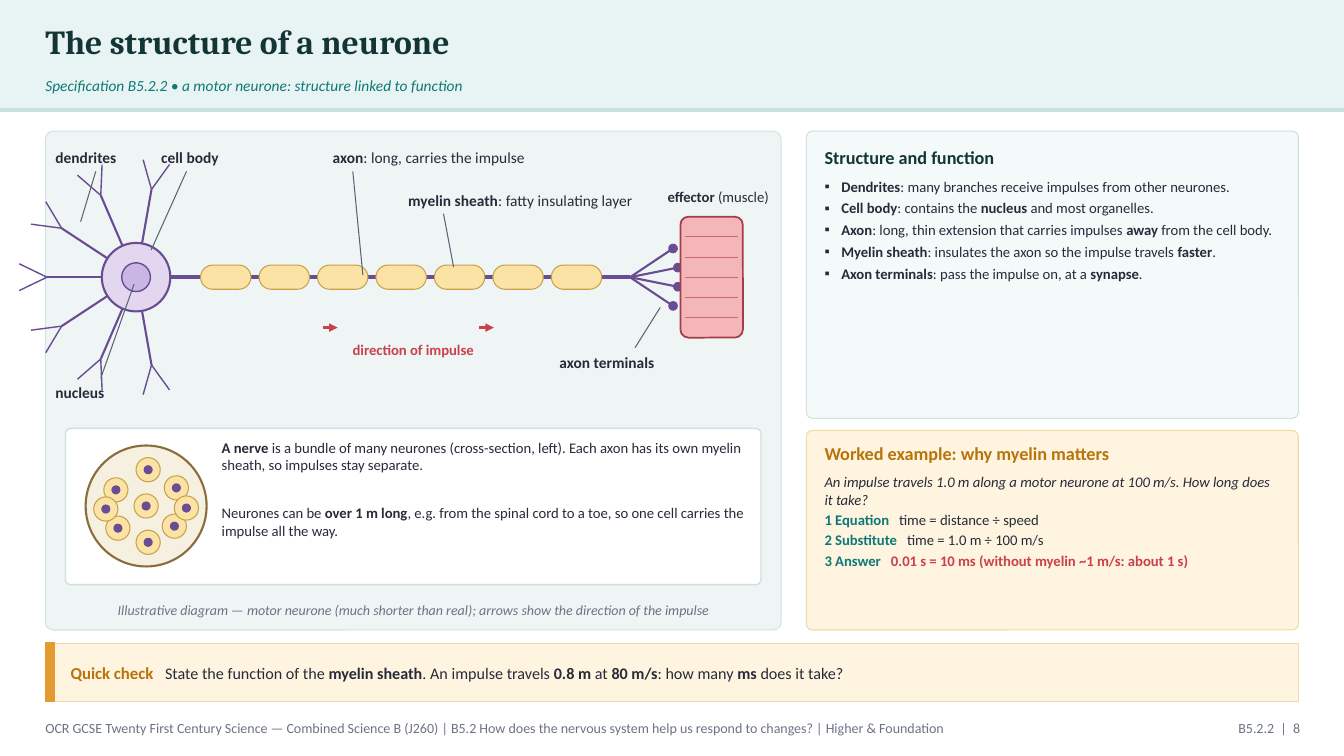
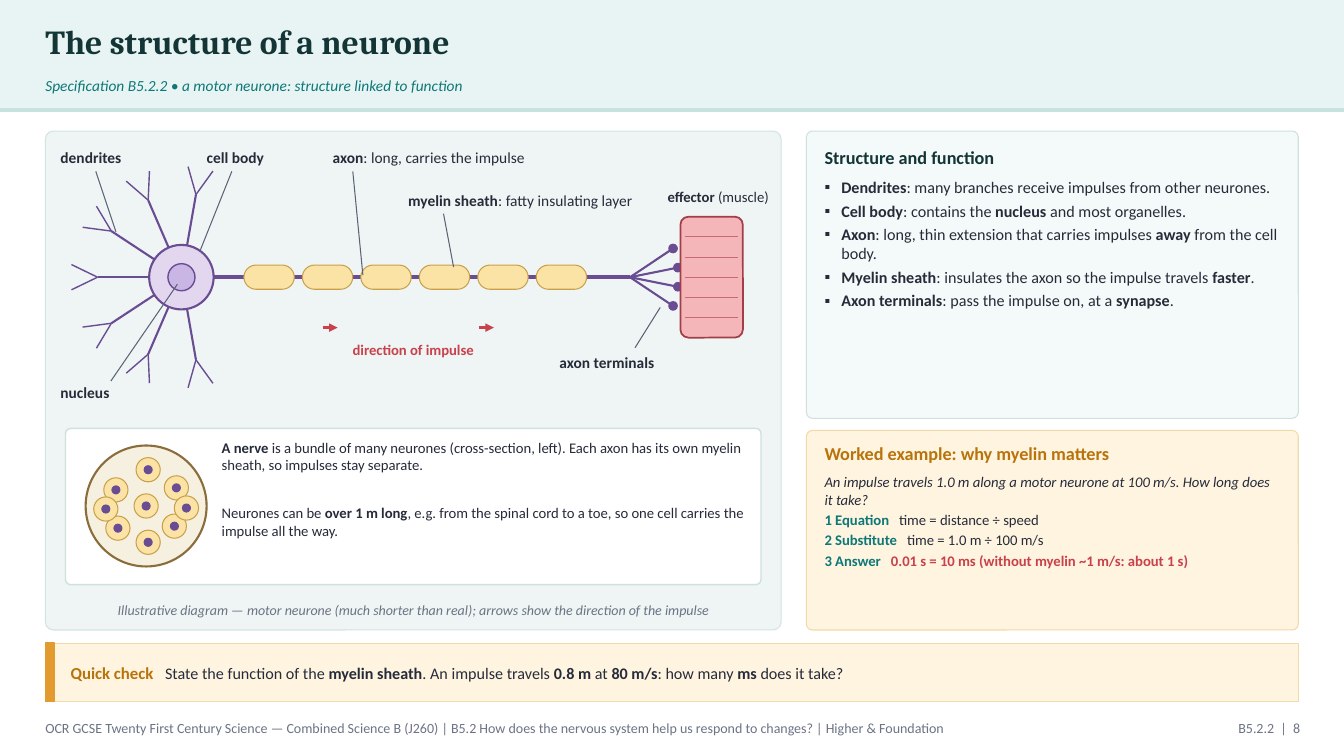
Before and after one commit to pstephenphilip-ship-it/Piri-MBBS, a slide deck: slide 8 of gcse-slides/ocr-biology/OCR21C_B5.2_NervousSystem_Combined.pptx. Drawn at 1344x756 pixels with LibreOffice and Linux fonts; fonts in the diff are those of the drawing. Boxes give left, top, right and bottom in pixels: in the first picture for what was removed or moved away, otherwise in the second. Text is boxed around its words. In the diff, an @@ line names an element or a change of style, - is before the commit and + after.

```diff
--- a/gcse-slides/ocr-biology/OCR21C_B5.2_NervousSystem_Combined.pptx
+++ b/gcse-slides/ocr-biology/OCR21C_B5.2_NervousSystem_Combined.pptx
@@ text "dendrites" rewrapped from <box>55,152,116,168</box> to <box>60,152,121,163</box> @@
@@ text "cell body": place and size @@
-text "cell body" at <box>161,152,219,168</box>
+text "cell body" at <box>207,152,264,166</box>
@@ line moved from (96, 171) - (81, 222) to (96, 171) - (116, 232) @@
@@ 3 lines: place and size @@
-3 lines at <box>101,159,169,196</box>
+3 lines at <box>148,166,213,201</box>
@@ line moved from (187, 171) - (151, 250) to (232, 171) - (200, 252) @@
@@ text "Dendrites: many branches receive impulses ..." at <box>841,181,1277,309</box>: size 10.5 to 11.5 pt @@
@@ 3 lines: place and size @@
-3 lines at <box>31,175,101,228</box>
+3 lines at <box>83,181,148,231</box>
@@ line moved from (136, 277) - (101, 196) to (181, 277) - (148, 201) @@
@@ line moved from (136, 277) - (151, 190) to (181, 277) - (196, 195) @@
@@ line moved from (136, 277) - (62, 228) to (181, 277) - (111, 231) @@
@@ line moved from (47, 277) - (19, 264) to (98, 277) - (72, 264) @@
@@ ellipse: place and size @@
-ellipse at <box>102,243,170,312</box>
+ellipse at <box>149,245,214,310</box>
@@ ellipse: place and size @@
-ellipse at <box>122,263,151,292</box>
+ellipse at <box>168,264,196,291</box>
@@ rounded rectangle removed at <box>201,265,251,289</box> @@
@@ 6 rounded rectangles: place and size @@
-6 rounded rectangles at <box>259,265,602,289</box>
+6 rounded rectangles at <box>244,265,587,289</box>
@@ line moved from (47, 277) - (19, 290) to (98, 277) - (72, 290) @@
@@ line moved from (136, 277) - (47, 277) to (181, 277) - (98, 277) @@
@@ line moved from (136, 277) - (62, 327) to (181, 277) - (111, 324) @@
@@ line moved from (101, 378) - (134, 284) to (111, 381) - (177, 284) @@
@@ line moved from (136, 277) - (101, 359) to (181, 277) - (148, 354) @@
@@ line moved from (136, 277) - (151, 365) to (181, 277) - (196, 360) @@
@@ line moved from (170, 277) - (630, 277) to (214, 277) - (630, 277) @@
@@ 3 lines: place and size @@
-3 lines at <box>31,327,101,379</box>
+3 lines at <box>83,324,148,373</box>
@@ text "nucleus": place and size @@
-text "nucleus" at <box>55,385,104,398</box>
+text "nucleus" at <box>60,387,109,398</box>
@@ 3 lines: place and size @@
-3 lines at <box>101,359,169,395</box>
+3 lines at <box>148,354,213,388</box>
```
Also in this commit, not shown: 6 other slides changed, 2 other files.
